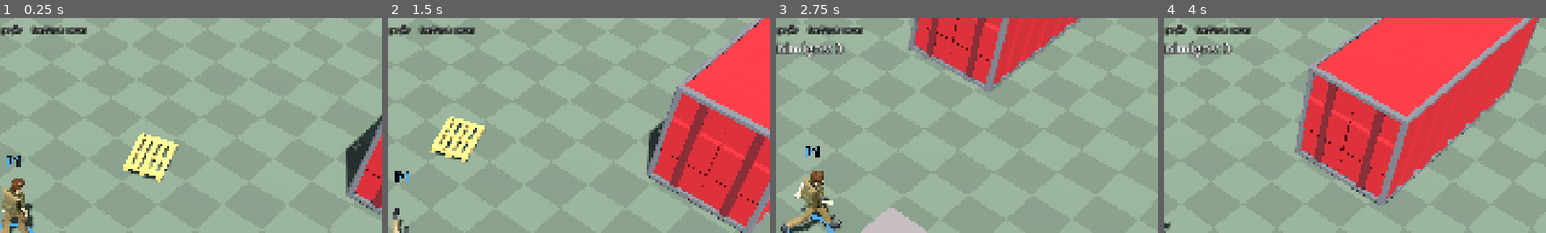
Above: before the commit, frames 1-4 (left to right).
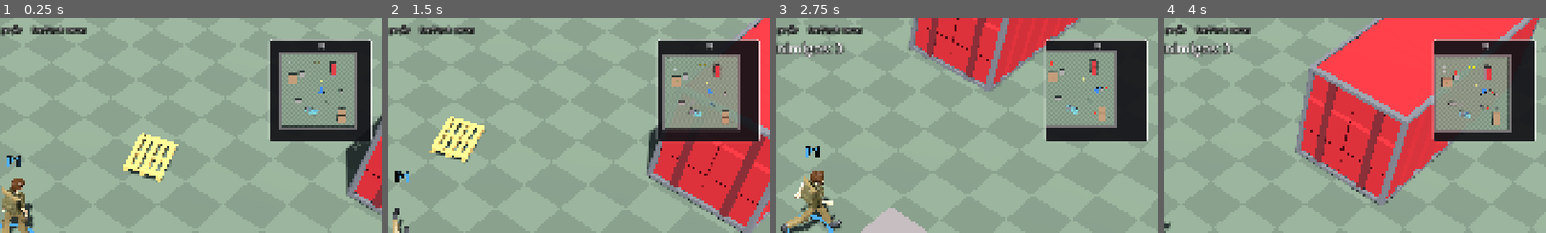
Above: after the commit, the same moments.

Repository: ailtonandrade/coop-dungeon
Game: Godot game, scene res://levels/level_01.tscn
The game is run twice, just before and just after one commit, with the same random seed, the same clock (stepped at 60 frames per second) and the same inputs. This scene is started directly instead of the project's main scene.
Inputs (mouse positions are % of the whole screen's width and height, from its top left):
- Up to frame 1 (0.25 s): no input
- Up to frame 2 (1.5 s): tap Enter at 0.5, 1.25 s; move the mouse to (72, 45) at 0.52 s; hold D 0.53-1.28 s; tap J at 0.6 s; click (72, 45) at 0.67 s; tap Space at 0.77 s; move the mouse to (30, 55) at 1.27 s; hold S from 1.28 s (still down); tap Shift at 1.35 s; click (30, 55) at 1.42 s
- Up to frame 3 (2.75 s): tap Space at 1.52 s; tap Enter at 2 s; move the mouse to (60, 28) at 2.02 s; release S at 2.03 s; hold D from 2.03 s (still down); tap K at 2.1 s; click (60, 28) at 2.17 s
- Up to frame 4 (4 s): tap Enter at 2.75, 3.5 s; move the mouse to (45, 70) at 2.77 s; release D at 2.78 s; hold W 2.78-3.53 s; tap E at 2.85 s; click (45, 70) at 2.92 s; tap Space at 3.02, 3.77 s; move the mouse to (80, 65) at 3.52 s; hold A from 3.53 s (still down); tap Q at 3.6 s; click (80, 65) at 3.67 s
The pictures show only the part of the screen within x 50-100%, y 0-50%; the shares and areas given below are measured in that part.

The runs differ from the first frame. In frame 1, 8.3% of the frame differs, in the area x 70-98%, y 9-58%; in frame 2, 11%; in frame 3, 8.4%; in frame 4, 12%.

Commit message:
Minimapa no canto superior direito, fixo ou rotativo
- Câmera ortográfica de cima num SubViewport desenha o terreno
- Marcadores: setas nas cores dos heróis e inimigos em vermelho
- Modo fixo (norte pra cima) ou rotativo (gira com o herói),
  trocado no menu de pausa e salvo em user://settings.cfg
- Rótulos P1-P4 numa camada de render fora do minimapa

Co-Authored-By: Claude Opus 5.5 <noreply@anthropic.com>
Claude-Session: https://claude.ai/code/session_018ZUb41FwgDZ7pLPasKu8CK

Diff:
--- /dev/null
+++ b/core/settings.gd
@@ -0,0 +1,27 @@
+extends Node
+## Preferências desta máquina (não vão no save do mundo nem no cross save).
+
+signal changed
+
+const PATH := "user://settings.cfg"
+
+## "fixed": norte sempre pra cima. "rotating": gira com a direção do herói.
+var minimap_mode := "fixed"
+
+
+func _ready() -> void:
+	var config := ConfigFile.new()
+	if config.load(PATH) == OK:
+		minimap_mode = config.get_value("hud", "minimap_mode", minimap_mode)
+
+
+func toggle_minimap_mode() -> void:
+	minimap_mode = "rotating" if minimap_mode == "fixed" else "fixed"
+	_save()
+	changed.emit()
+
+
+func _save() -> void:
+	var config := ConfigFile.new()
+	config.set_value("hud", "minimap_mode", minimap_mode)
+	config.save(PATH)
--- a/player/player.tscn
+++ b/player/player.tscn
@@ -28,6 +28,7 @@
 
 [node name="Tag" type="Label3D" parent="."]
 transform = Transform3D(1, 0, 0, 0, 1, 0, 0, 0, 1, 0, 2.4, 0)
+layers = 2
 billboard = 1
 no_depth_test = true
 font_size = 48
--- a/project.godot
+++ b/project.godot
@@ -24,6 +24,7 @@
 PlatformService="*res://platform/platform_service.gd"
 SaveService="*res://core/save_service.gd"
 NetService="*res://net/net_service.gd"
+Settings="*res://core/settings.gd"
 
 [display]
 
--- a/ui/hud.gd
+++ b/ui/hud.gd
@@ -1,6 +1,7 @@
 extends CanvasLayer
 ## HUD: um cartão por vaga da sala (P1 a P4) com vida e poção, a onda no topo,
-## a situação da conexão e o menu de pausa (Esc, Start ou Back).
+## o minimapa no canto superior direito, a situação da conexão e o menu de pausa
+## (Esc, Start ou Back).
 ## No online o jogo não pausa de verdade: o menu só cobre a tela.
 
 var _names: Array[Label] = []
@@ -10,6 +11,7 @@
 var _pause: PanelContainer
 var _pause_info: Label
 var _resume_button: Button
+var _minimap_button: Button
 
 
 func _ready() -> void:
@@ -55,11 +57,19 @@
 	help.position = Vector2(24, 16)
 	add_child(help)
 
+	var minimap := Minimap.new()
+	minimap.set_anchors_and_offsets_preset(Control.PRESET_TOP_RIGHT)
+	minimap.offset_left = -24 - Minimap.SIZE
+	minimap.offset_right = -24
+	minimap.offset_top = 52
+	minimap.offset_bottom = 52 + Minimap.SIZE
+	add_child(minimap)
+
 	_net_label = _make_label(18, Color(0.8, 0.9, 1.0))
 	_net_label.set_anchors_and_offsets_preset(Control.PRESET_TOP_RIGHT)
 	_net_label.grow_horizontal = Control.GROW_DIRECTION_BEGIN
 	_net_label.horizontal_alignment = HORIZONTAL_ALIGNMENT_RIGHT
-	_net_label.offset_top = 44
+	_net_label.offset_top = 52 + Minimap.SIZE + 8
 	_net_label.offset_right = -24
 	add_child(_net_label)
 
@@ -144,7 +154,14 @@
 	_pause_info.autowrap_mode = TextServer.AUTOWRAP_WORD
 	box.add_child(_pause_info)
 	_resume_button = _make_button(box, "Continuar", _toggle_pause)
+	_minimap_button = _make_button(box, "", Settings.toggle_minimap_mode)
+	Settings.changed.connect(_update_minimap_button)
+	_update_minimap_button()
 	_make_button(box, "Sair para o menu", func() -> void: NetService.leave_session())
+
+
+func _update_minimap_button() -> void:
+	_minimap_button.text = "Minimapa: %s" % ("rotativo (gira com o herói)" if Settings.minimap_mode == "rotating" else "fixo (norte pra cima)")
 
 
 func _toggle_pause() -> void:
--- /dev/null
+++ b/ui/minimap.gd
@@ -0,0 +1,120 @@
+class_name Minimap
+extends Control
+## Minimapa: uma câmera de cima (ortográfica) desenha o terreno num SubViewport,
+## e por cima vão os marcadores (heróis com a cor de cada um, inimigos em vermelho).
+## Modo fixo: norte pra cima. Modo rotativo: gira para a frente do herói ficar pra cima.
+## Segue o centro dos jogadores desta máquina, como a câmera principal.
+
+const SIZE := 260
+## Metros mostrados de uma borda à outra.
+const RANGE := 44.0
+## Camada de render só para o mundo; o rótulo P1-P4 dos heróis fica fora do minimapa.
+const WORLD_LAYER := 1
+const ENEMY_COLOR := Color(1.0, 0.25, 0.2)
+
+var _viewport: SubViewport
+var _camera: Camera3D
+var _markers: Control
+var _focus := Vector3.ZERO
+var _yaw := 0.0
+
+
+func _ready() -> void:
+	custom_minimum_size = Vector2(SIZE, SIZE)
+	size = Vector2(SIZE, SIZE)
+	mouse_filter = Control.MOUSE_FILTER_IGNORE
+
+	var frame := Panel.new()
+	frame.set_anchors_and_offsets_preset(Control.PRESET_FULL_RECT)
+	var style := StyleBoxFlat.new()
+	style.bg_color = Color(0, 0, 0, 0.5)
+	style.border_color = Color(1, 1, 1, 0.7)
+	style.set_border_width_all(3)
+	style.set_corner_radius_all(8)
+	frame.add_theme_stylebox_override("panel", style)
+	add_child(frame)
+
+	var container := SubViewportContainer.new()
+	container.set_anchors_and_offsets_preset(Control.PRESET_FULL_RECT, Control.PRESET_MODE_MINSIZE, 4)
+	container.stretch = true
+	container.modulate = Color(1, 1, 1, 0.85)
+	add_child(container)
+	_viewport = SubViewport.new()
+	_viewport.size = Vector2i(SIZE - 8, SIZE - 8)
+	_viewport.positional_shadow_atlas_size = 0
+	container.add_child(_viewport)
+	_camera = Camera3D.new()
+	_camera.projection = Camera3D.PROJECTION_ORTHOGONAL
+	_camera.size = RANGE
+	_camera.far = 200.0
+	_camera.cull_mask = WORLD_LAYER
+	_viewport.add_child(_camera)
+
+	_markers = Control.new()
+	_markers.set_anchors_and_offsets_preset(Control.PRESET_FULL_RECT)
+	_markers.mouse_filter = Control.MOUSE_FILTER_IGNORE
+	_markers.draw.connect(_draw_markers)
+	add_child(_markers)
+
+
+func _process(delta: float) -> void:
+	var local := _local_players()
+	if not local.is_empty():
+		var center := Vector3.ZERO
+		for player in local:
+			center += player.global_position
+		_focus = _focus.lerp(center / local.size(), 1.0 - exp(-8.0 * delta))
+	var target_yaw := 0.0
+	if Settings.minimap_mode == "rotating" and not local.is_empty():
+		target_yaw = local[0].rotation.y
+	_yaw = lerp_angle(_yaw, target_yaw, 1.0 - exp(-10.0 * delta))
+	# Olhando reto pra baixo; girar em Y define o que fica "pra cima" no mapa.
+	_camera.rotation = Vector3(-PI / 2.0, _yaw, 0.0)
+	_camera.global_position = _focus + Vector3.UP * 80.0
+	_markers.queue_redraw()
+
+
+## Posição no mapa (pixels) de um ponto do mundo.
+func _to_map(world_pos: Vector3) -> Vector2:
+	var rel := world_pos - _focus
+	var basis := _camera.global_basis
+	var scale_px := (SIZE - 8) / RANGE
+	return Vector2(SIZE, SIZE) / 2.0 + Vector2(rel.dot(basis.x), -rel.dot(basis.y)) * scale_px
+
+
+func _direction_on_map(world_dir: Vector3) -> Vector2:
+	var basis := _camera.global_basis
+	return Vector2(world_dir.dot(basis.x), -world_dir.dot(basis.y)).normalized()
+
+
+func _draw_markers() -> void:
+	var inner := Rect2(Vector2(6, 6), Vector2(SIZE - 12, SIZE - 12))
+	for enemy in get_tree().get_nodes_in_group("enemies"):
+		var point := _to_map(enemy.global_position)
+		if inner.has_point(point):
+			_markers.draw_circle(point, 4.0, ENEMY_COLOR)
+	for player: Player in get_tree().get_nodes_in_group("players"):
+		var point := _to_map(player.global_position).clamp(inner.position, inner.end)
+		var color := GameConfig.PLAYER_COLORS[player.index]
+		if not player.is_targetable():
+			_markers.draw_arc(point, 7.0, 0.0, TAU, 16, color, 2.0)
+			continue
+		var forward := _direction_on_map(-player.global_basis.z)
+		var side := Vector2(-forward.y, forward.x)
+		var tip := point + forward * 11.0
+		var points := PackedVector2Array([tip, point - forward * 6.0 + side * 7.0, point - forward * 6.0 - side * 7.0])
+		_markers.draw_colored_polygon(points, color)
+		_markers.draw_polyline(PackedVector2Array([points[0], points[1], points[2], points[0]]), Color.BLACK, 1.5)
+	# Norte: fixo no topo no modo fixo; gira junto no modo rotativo.
+	var north := _direction_on_map(Vector3.FORWARD)
+	var n_pos := Vector2(SIZE, SIZE) / 2.0 + north * (SIZE / 2.0 - 18.0)
+	_markers.draw_string(get_theme_default_font(), n_pos + Vector2(-6, 7), "N",
+			HORIZONTAL_ALIGNMENT_LEFT, -1, 20, Color.WHITE)
+
+
+func _local_players() -> Array[Player]:
+	var local: Array[Player] = []
+	for player: Player in get_tree().get_nodes_in_group("players"):
+		if player.is_local():
+			local.append(player)
+	return local
Not shown, added: core/settings.gd.uid
Not shown, added: tests/net_client.gd.uid
Not shown, added: tests/net_host.gd.uid
Not shown, added: ui/minimap.gd.uid
Not shown, changed: docs/GDD.md
